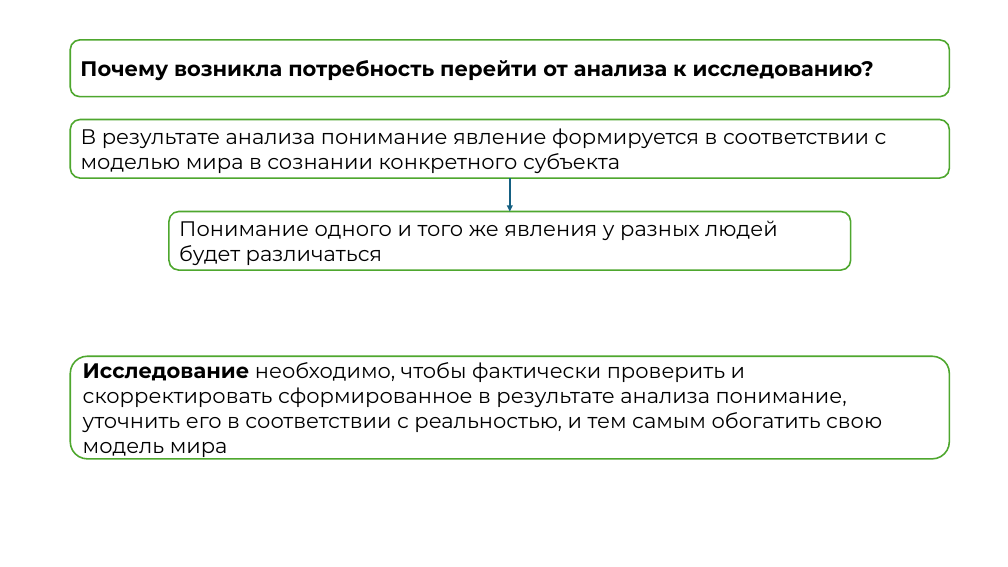
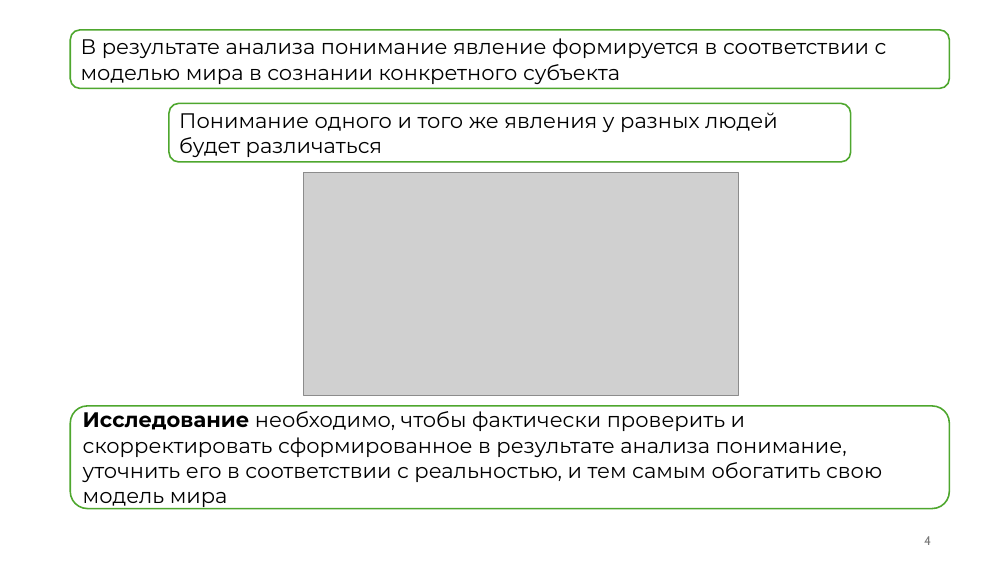
Before and after one commit to kuskas112/Labs, a slide deck: slide 4 of Основы системного анализа/lab1/lab1.pptx. Drawn at 1008x567 pixels with LibreOffice and Linux fonts; fonts in the diff are those of the drawing; grey boxes stand for pictures. Boxes give left, top, right and bottom in pixels: in the first picture for what was removed or moved away, otherwise in the second. Text is boxed around its words. In the diff, an @@ line names an element or a change of style, - is before the commit and + after.

```diff
--- a/Основы системного анализа/lab1/lab1.pptx
+++ b/Основы системного анализа/lab1/lab1.pptx
@@ rounded rectangle "В результате анализа понимание явление ...": place and size @@
-rounded rectangle "В результате анализа понимание явление ..." at <box>70,119,950,178</box>
+rounded rectangle "В результате анализа понимание явление ..." at <box>70,30,950,88</box>
@@ rounded rectangle removed at <box>70,40,950,97</box> @@
-Почему возникла потребность перейти от анализа к исследованию?
@@ rounded rectangle "Понимание одного и того же ...": place and size @@
-rounded rectangle "Понимание одного и того же ..." at <box>169,212,851,270</box>
+rounded rectangle "Понимание одного и того же ..." at <box>169,104,851,162</box>
@@ picture added at <box>303,173,739,395</box> @@
@@ arrow removed from (510, 178) to (510, 212) @@
@@ rounded rectangle "Исследование необходимо, чтобы фактически проверить ...": place and size @@
-rounded rectangle "Исследование необходимо, чтобы фактически проверить ..." at <box>70,356,950,459</box>
+rounded rectangle "Исследование необходимо, чтобы фактически проверить ..." at <box>70,406,950,509</box>
@@ page number added at <box>924,536,931,545</box>, 12 pt, text #797979 @@
+4
```
Also in this commit, not shown: 7 other slides changed, 1 slide removed, 4 other files.
